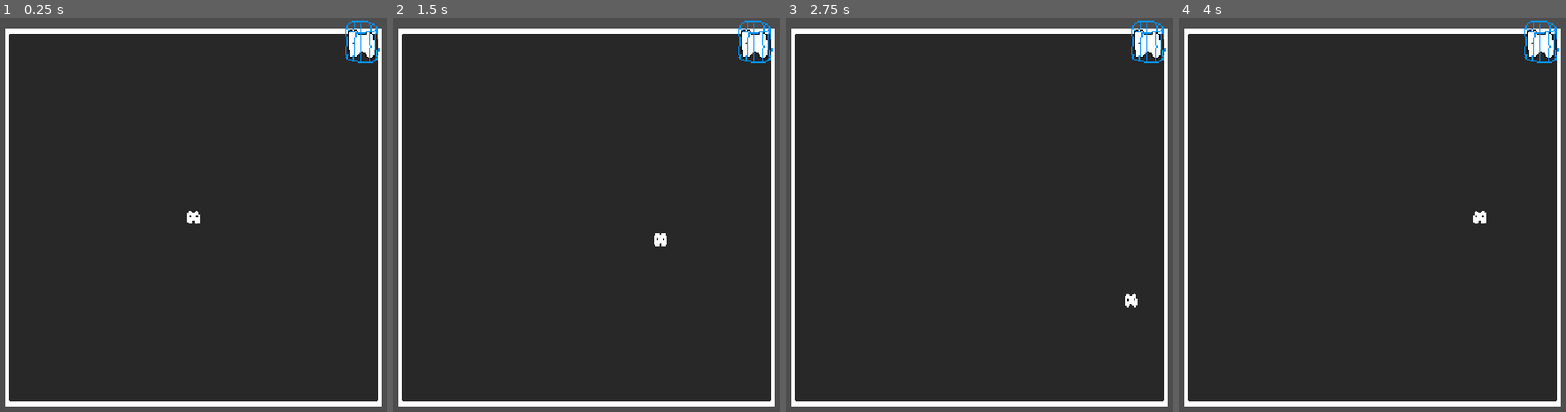
Above: before the commit, frames 1-4 (left to right).
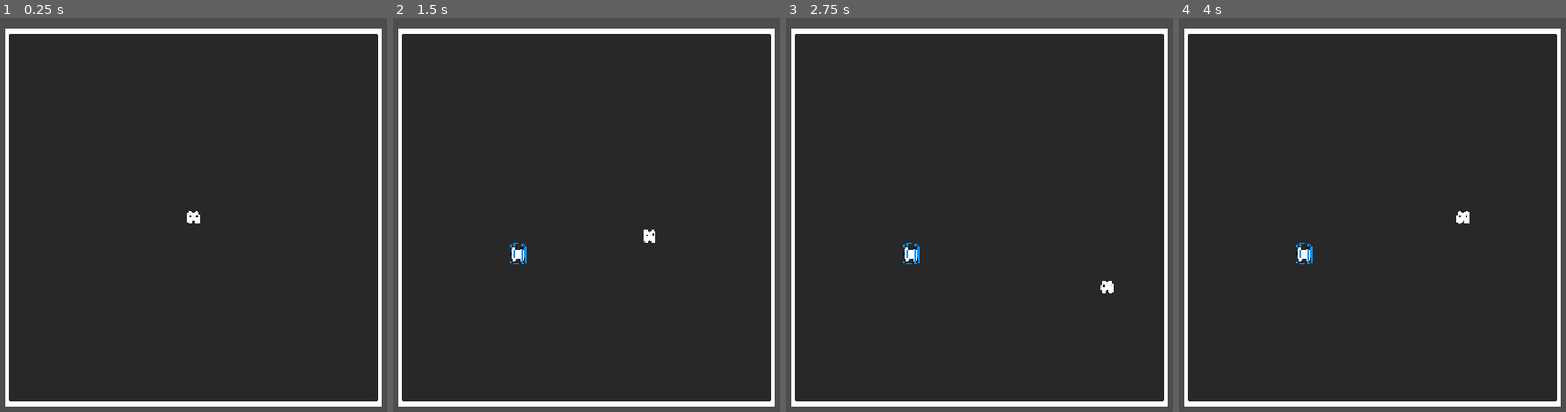
Above: after the commit, the same moments.

Repository: piksalchaos/Pebokin-Parade
Game: Godot game, scene res://scenes/main.tscn
Same seed, same stepped clock (60 frames per second), same inputs: the game is played once before the commit and once after it.
Inputs:
- Up to frame 1 (0.25 s): no input
- Up to frame 2 (1.5 s): tap Enter at 0.5 s; hold D (right) 0.53-1.28 s; hold S (down) from 1.28 s (still down)
- Up to frame 3 (2.75 s): release S (down) at 2.03 s; hold D (right) from 2.03 s (still down)
- Up to frame 4 (4 s): release D (right) at 2.78 s; hold W (up) 2.78-3.53 s; hold A (left) from 3.53 s (still down)

The runs differ from the first frame. In frame 1, 0.6% of the frame differs, in the area x 89-99%, y 0-12%; in frame 2, 0.9%; in frame 3, 0.9%; in frame 4, 0.9%, in the area x 30-99%, y 0-63%.

Commit message:
fixed new pebokin spawning
pebokins no longer overlap other pebokins. uses a weird timer system now, but it works.

Diff:
--- a/scenes/captured_unit.tscn
+++ b/scenes/captured_unit.tscn
@@ -4,13 +4,13 @@
 [ext_resource type="Texture2D" uid="uid://cx0v66eq0kgy1" path="res://assets/images/captured_unit.png" id="2_mdily"]
 
 [sub_resource type="CircleShape2D" id="CircleShape2D_6xlh1"]
-radius = 40.0
+radius = 20.0
 
 [node name="CapturedUnit" type="Area2D"]
 script = ExtResource("1_8m7p8")
 
 [node name="Sprite2D" type="Sprite2D" parent="."]
-scale = Vector2(0.25, 0.25)
+scale = Vector2(0.125, 0.125)
 texture = ExtResource("2_mdily")
 
 [node name="CollisionShape2D" type="CollisionShape2D" parent="."]
--- /dev/null
+++ b/scenes/captured_unit_spawner.gd
@@ -0,0 +1,36 @@
+class_name CapturedUnitSpawner extends Node2D
+
+const CAPTURED_UNIT = preload("res://scenes/captured_unit.tscn")
+const MAX_SPAWN_ATTEMPT_COUNT = 30
+
+@export var spawn_area_bounds: Vector2 = Vector2(500, 500)
+
+@onready var query_area: Area2D = $QueryArea
+@onready var retry_spawn_timer: Timer = $RetrySpawnTimer
+
+func begin() -> void:
+	randomize_query_area_position()
+	retry_spawn_timer.start()
+
+func attempt_spawn() -> void:
+	if query_area.has_overlapping_areas():
+		retry_spawn_timer.start()
+	else:
+		var captured_unit := CAPTURED_UNIT.instantiate()
+		captured_unit.collected.connect(_on_captured_unit_collected)
+		captured_unit.position = query_area.position
+		call_deferred("add_child", captured_unit)
+	randomize_query_area_position()
+
+
+func randomize_query_area_position() -> void:
+	query_area.position = Vector2(
+		(randf() - 0.5) * spawn_area_bounds.x,
+		(randf() - 0.5) * spawn_area_bounds.y
+	)
+
+func _on_captured_unit_collected() -> void:
+	retry_spawn_timer.start()
+
+func _on_retry_spawn_timer_timeout() -> void:
+	attempt_spawn()
--- /dev/null
+++ b/scenes/captured_unit_spawner.tscn
@@ -0,0 +1,20 @@
+[gd_scene load_steps=3 format=3 uid="uid://b5qni41p8gxb5"]
+
+[ext_resource type="Script" uid="uid://c4s06moobjuqd" path="res://scenes/captured_unit_spawner.gd" id="1_3c6up"]
+
+[sub_resource type="CircleShape2D" id="CircleShape2D_lbhrr"]
+radius = 60.0
+
+[node name="CapturedUnitSpawner" type="Node2D"]
+script = ExtResource("1_3c6up")
+
+[node name="QueryArea" type="Area2D" parent="."]
+
+[node name="CollisionShape2D" type="CollisionShape2D" parent="QueryArea"]
+shape = SubResource("CircleShape2D_lbhrr")
+
+[node name="RetrySpawnTimer" type="Timer" parent="."]
+wait_time = 0.5
+one_shot = true
+
+[connection signal="timeout" from="RetrySpawnTimer" to="." method="_on_retry_spawn_timer_timeout"]
--- a/scenes/game.gd
+++ b/scenes/game.gd
@@ -2,18 +2,11 @@
 
 const CAPTURED_UNIT = preload("res://scenes/captured_unit.tscn")
 @onready var unit_parade: UnitParade = $UnitParade
+@onready var captured_unit_spawner: CapturedUnitSpawner = $CapturedUnitSpawner
 
 func _ready() -> void:
-	spawn_captured_unit()
+	captured_unit_spawner.begin()
 
-func spawn_captured_unit():
-	var captured_unit = CAPTURED_UNIT.instantiate()
-	# rewrite line below to set dog position based on dog's currect width/height and the width/height of the stage
-	captured_unit.position = Vector2(randf_range(-320, 320), randf_range(-320, 320))
-	captured_unit.collected.connect(_on_captured_unit_collected)
-	captured_unit.collected.connect(unit_parade._on_captured_unit_collected)
-
-	add_child(captured_unit)
-
-func _on_captured_unit_collected():
-	call_deferred("spawn_captured_unit")
+func _on_captured_unit_spawner_child_entered_tree(node: Node) -> void:
+	if not node is CapturedUnit: return
+	node.collected.connect(unit_parade._on_captured_unit_collected)
--- a/scenes/game.tscn
+++ b/scenes/game.tscn
@@ -1,8 +1,9 @@
-[gd_scene load_steps=4 format=3 uid="uid://cn8nhbabuan7q"]
+[gd_scene load_steps=5 format=3 uid="uid://cn8nhbabuan7q"]
 
 [ext_resource type="Script" uid="uid://b3is0xbf70ux5" path="res://scenes/game.gd" id="1_lbhrr"]
 [ext_resource type="PackedScene" uid="uid://l51dn7umm8ap" path="res://scenes/stage.tscn" id="1_yqjtg"]
 [ext_resource type="PackedScene" uid="uid://c3dkho2rr6a5v" path="res://scenes/unit_parade.tscn" id="3_lnu2h"]
+[ext_resource type="PackedScene" uid="uid://b5qni41p8gxb5" path="res://scenes/captured_unit_spawner.tscn" id="4_lbhrr"]
 
 [node name="Game" type="Node2D"]
 script = ExtResource("1_lbhrr")
@@ -10,3 +11,9 @@
 [node name="Stage" parent="." instance=ExtResource("1_yqjtg")]
 
 [node name="UnitParade" parent="." instance=ExtResource("3_lnu2h")]
+
+[node name="SpawnCapturedUnitTimer" type="Timer" parent="."]
+
+[node name="CapturedUnitSpawner" parent="." instance=ExtResource("4_lbhrr")]
+
+[connection signal="child_entered_tree" from="CapturedUnitSpawner" to="." method="_on_captured_unit_spawner_child_entered_tree"]
--- a/scenes/lead.gd
+++ b/scenes/lead.gd
@@ -1,6 +1,6 @@
 class_name Lead extends Marker2D
 
-const MAX_SPEED := 180.0
+const MAX_SPEED := 150.0
 const ACCELERATION := 1000.0
 const ROTATION_SPEED := 9.0
 
Not shown, added: scenes/captured_unit_spawner.gd.uid
